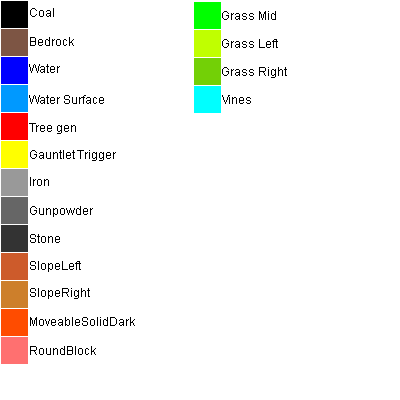
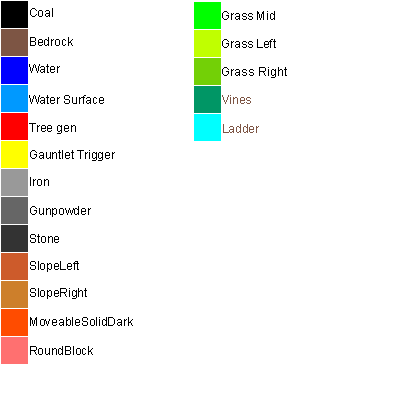
Comparing the layer stacks of the two w=400, h=400 images. Changes:
added layer "Ladder" in group "Group 1" over left=223, top=124, right=259, bottom=133
painted on "Vines" over left=222, top=95, right=251, bottom=104
painted on "Bedrock" over left=35, top=37, right=74, bottom=46
painted on "Grass Left" over left=248, top=39, right=278, bottom=48
painted on "Grass Mid" over left=248, top=11, right=276, bottom=20
painted on "RoundBlock" over left=38, top=346, right=96, bottom=355
painted on "MoveableSolidDark" over left=39, top=317, right=135, bottom=326
painted on "SlopeRight" over left=40, top=288, right=90, bottom=299
painted on "SlopeLeft" over left=40, top=261, right=81, bottom=272
painted on "Stone" over left=54, top=236, right=60, bottom=243
painted on "Gunpowder" over left=42, top=206, right=93, bottom=217
painted on "Gauntlet Trigger" over left=49, top=150, right=116, bottom=161
painted on "Tree gen" over left=36, top=125, right=46, bottom=132
painted on "Coal" over left=38, top=8, right=54, bottom=17
renamed "Layer 1" to "Layer 3", painted on it over left=35, top=8, right=221, bottom=355
